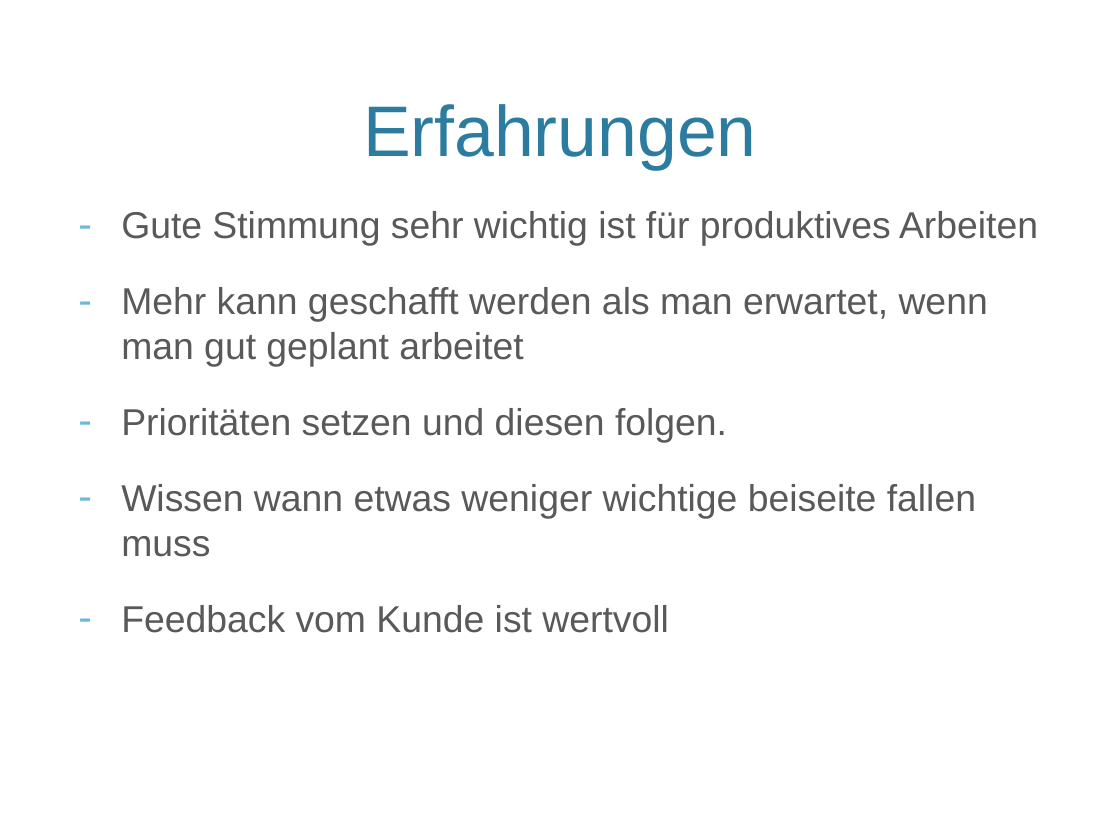
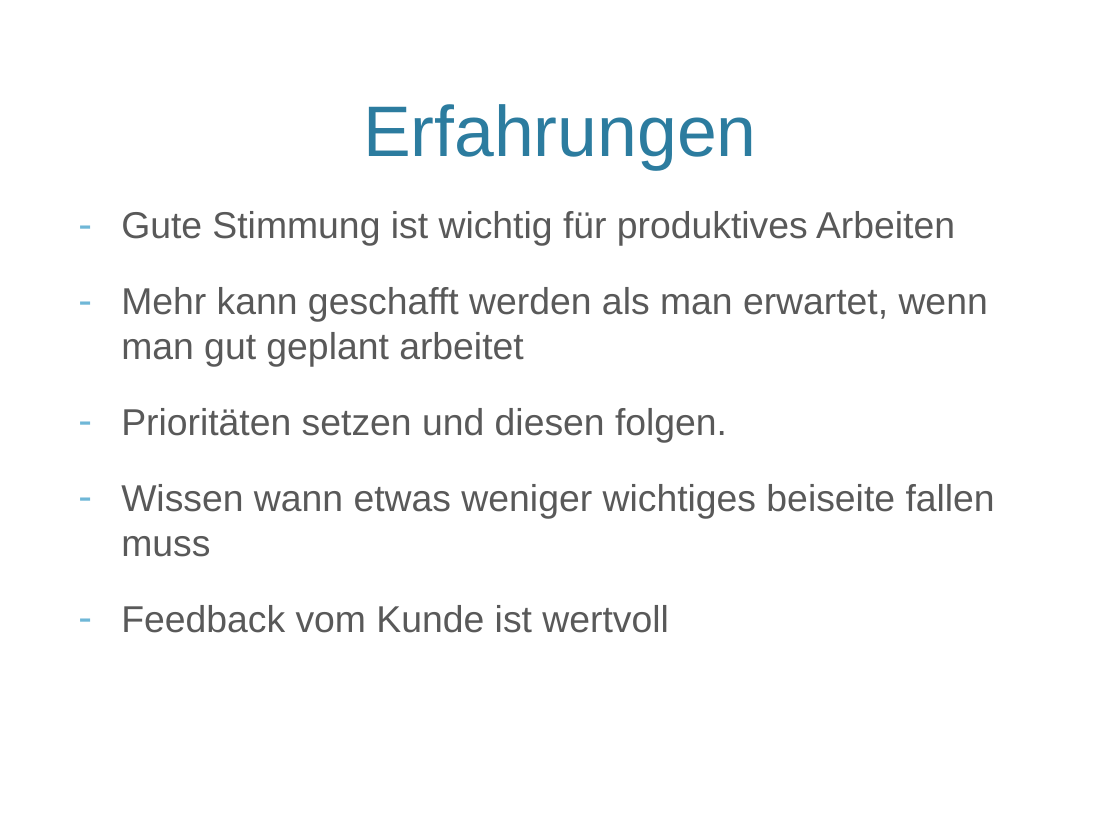
Before and after one commit to SWT-Projektgruppe-2015/Rollenspielmanager, a slide deck: slide 8 of Dokumente/SWT-Vortrag/SWTStudentenVortrag.pptx (slide 4 before the commit). Drawn at 1120x840 pixels with LibreOffice and Linux fonts; fonts in the diff are those of the drawing; background and template pictures are left out. Boxes give left, top, right and bottom in pixels: in the first picture for what was removed or moved away, otherwise in the second. Text is boxed around its words. In the diff, an @@ line names an element or a change of style, - is before the commit and + after.

```diff
--- a/Dokumente/SWT-Vortrag/SWTStudentenVortrag.pptx
+++ b/Dokumente/SWT-Vortrag/SWTStudentenVortrag.pptx
@@ text at (121,211,955,246): text changed @@
-– Gute Stimmung sehr wichtig ist für produktives Arbeiten
+– Gute Stimmung ist wichtig für produktives Arbeiten
@@ text at (121,484,995,557): text changed @@
-– Wissen wann etwas weniger wichtige beiseite fallen muss
+– Wissen wann etwas weniger wichtiges beiseite fallen muss
```
Also in this commit, not shown: 2 other slides changed, 3 slides added.
